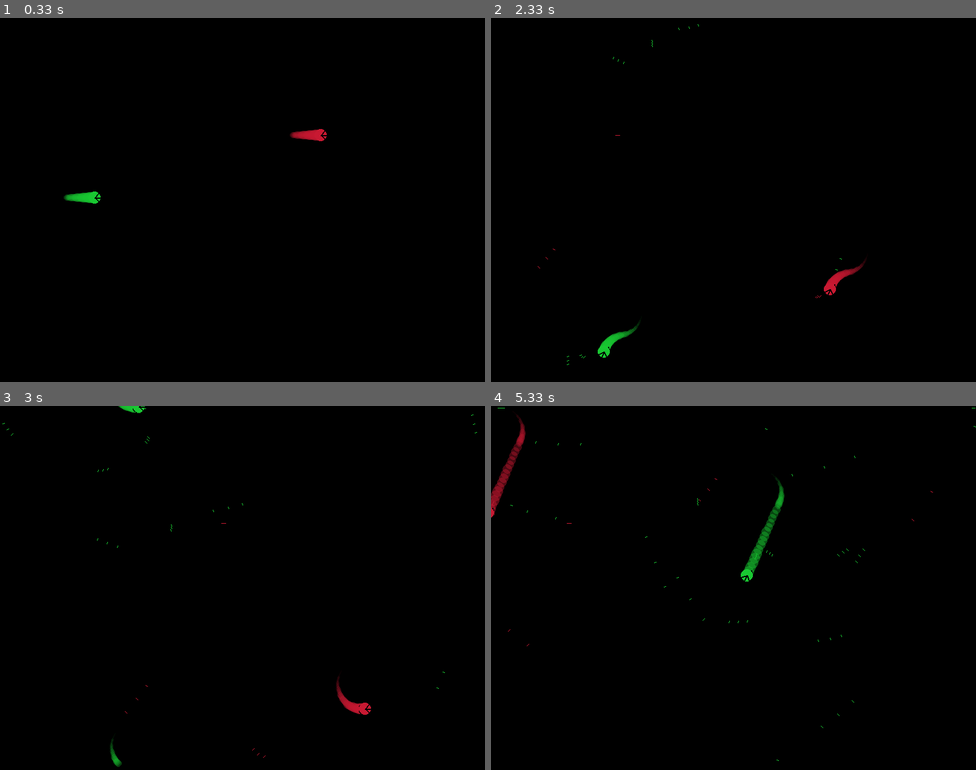
Above: before the commit, frames 1-4 (two rows, left to right).
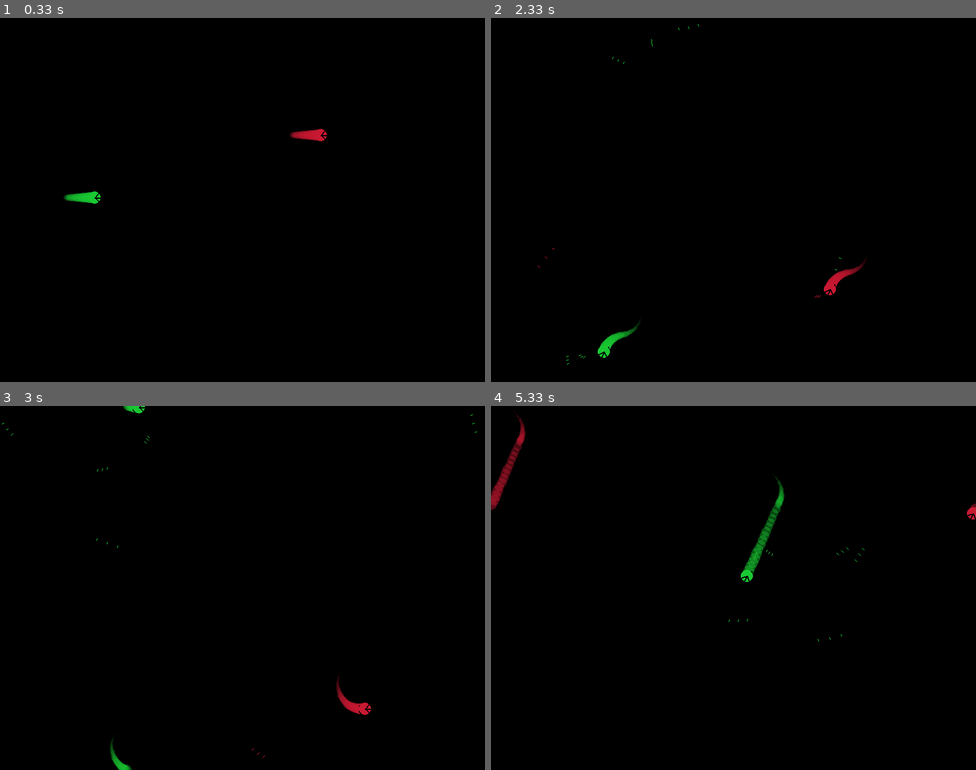
Above: after the commit, the same moments.

Repository: ZephyrSails/leben
Game: pygame game, started from dog_fight/main.py
The game is run twice, just before and just after one commit, with the same random seed, the same clock (stepped at 60 frames per second) and the same inputs.
Inputs:
- Up to frame 1 (0.33 s): no input
- Up to frame 2 (2.33 s): tap Right Shift at 0.33, 0.82, 2.15 s; hold Right 0.67-1.13 s; hold D 0.67-1.13 s; tap Shift at 0.73, 1.03, 1.23, 1.57, 1.87, 2.07 s; hold Up 1.17-1.47 s; hold W 1.17-1.47 s; hold Right 1.5-1.97 s; hold D 1.5-1.97 s; hold Left from 2 s (still down); hold A from 2 s (still down)
- Up to frame 3 (3 s): tap Shift at 2.37, 2.63, 2.93 s; release Left at 2.53 s; release A at 2.53 s; hold Left 2.57-2.97 s; hold A 2.57-2.97 s
- Up to frame 4 (5.33 s): hold Up 3-3.37 s; hold W 3-3.37 s; tap Shift at 3.07, 3.47, 3.77, 4.13, 4.43, 4.63, 4.93, 5.13 s; hold Right 3.4-4.03 s; hold D 3.4-4.03 s; tap Right Shift at 3.55, 5.22 s; hold Left 4.07-4.53 s; hold A 4.07-4.53 s; hold Right 4.57-5.03 s; hold D 4.57-5.03 s; hold Up from 5.07 s (still down); hold W from 5.07 s (still down)

Frame 1 is identical in both runs. In frame 2, less than 0.1% of the frame differs, in the area x 9-73%, y 2-96%; in frame 3, 0.1%; in frame 4, 0.3%, in the area x 0-100%, y 0-98%.

Commit message:
fix flight position bug, now x, y will always be fliht.surf's center

Diff:
--- a/dog_fight/bullet.py
+++ b/dog_fight/bullet.py
@@ -22,44 +22,67 @@
         self.len = 2
         self.bg_color = flight.bg_color
         self.color = flight.color
+        self.explode_range = 5
+        self.radius = max(self.explode_range, self.len)
 
         # pisition
         self.x = flight.x
         self.y = flight.y
 
-        self.surf = pygame.Surface((self.len * 2, self.len * 2))
+        self.surf = pygame.Surface((self.radius * 2, self.radius * 2))
+        self.surf.set_colorkey(self.bg_color)
         self.redraw()
         self.rect = self.surf.get_rect(center=(
-            self.x,
-            self.y,
+            int(self.x),
+            int(self.y),
         ))
 
+        # life span
+        self.life_tick = 100
+
+        # explosion visual
+        self.to_be_killed_in_n_turn = -1
+
     def redraw(self):
-        pygame.draw.circle(self.surf, self.bg_color, (self.len, self.len),
-                           self.len)
-        pygame.draw.line(self.surf, self.color,
-                         (int(self.len - self.len * math.cos(self.radians)),
-                          int(self.len - self.len * math.sin(self.radians))),
-                         (int(self.len + self.len * math.cos(self.radians)),
-                          int(self.len + self.len * math.sin(self.radians))),
-                         1)
+        pygame.draw.circle(self.surf, self.bg_color,
+                           (self.radius, self.radius), self.len)
+        pygame.draw.line(
+            self.surf, self.color,
+            (int(self.radius - self.len * math.cos(self.radians)),
+             int(self.radius - self.len * math.sin(self.radians))),
+            (int(self.radius + self.len * math.cos(self.radians)),
+             int(self.radius + self.len * math.sin(self.radians))), 1)
 
     def update(self):
-        dx = int(self.x + self.x_speed) - int(self.x)
-        dy = int(self.y + self.y_speed) - int(self.y)
-        self.x += self.x_speed
-        self.y += self.y_speed
-        self.rect.move_ip(dx, dy)
+        if self.to_be_killed_in_n_turn != -1:
+            if self.to_be_killed_in_n_turn == 0:
+                super(Bullet, self).kill()
+                return
+            pygame.draw.circle(self.surf, self.color,
+                               (self.radius, self.radius), self.explode_range)
+            self.to_be_killed_in_n_turn -= 1
+        else:
+            dx = int(self.x + self.x_speed) - int(self.x)
+            dy = int(self.y + self.y_speed) - int(self.y)
+            self.x += self.x_speed
+            self.y += self.y_speed
+            self.rect.move_ip(dx, dy)
 
-        if self.rect.left < 0:
-            self.rect.left += self.SCREEN_WIDTH
-        if self.rect.right > self.SCREEN_WIDTH:
-            self.rect.right -= self.SCREEN_WIDTH
-        if self.rect.top <= 0:
-            self.rect.top += self.SCREEN_HEIGHT
-        if self.rect.bottom >= self.SCREEN_HEIGHT:
-            self.rect.bottom -= self.SCREEN_HEIGHT
-        # self.redraw()
+            if self.rect.left < 0:
+                self.rect.move_ip(self.SCREEN_WIDTH, 0)
+            if self.rect.left > self.SCREEN_WIDTH:
+                self.rect.move_ip(-self.SCREEN_WIDTH, 0)
+            if self.rect.top <= 0:
+                self.rect.move_ip(0, self.SCREEN_HEIGHT)
+            if self.rect.top >= self.SCREEN_HEIGHT:
+                self.rect.move_ip(0, -self.SCREEN_HEIGHT)
+
+        self.life_tick -= 1
+        if self.life_tick == 0:
+            self.kill()
 
     def blit(self, screen):
         screen.blit(self.surf, self.rect)
+
+    def kill(self):
+        self.to_be_killed_in_n_turn = 1
--- a/dog_fight/flight.py
+++ b/dog_fight/flight.py
@@ -10,13 +10,6 @@
 import random
 from bullet import Bullet
 from contrail import Contrail
-
-
-class Move(Enum):
-    W = 0  # warp forward
-    F = 1  # fire
-    L = 2  # turn left
-    R = 3  # turn right
 
 
 class Flight(pygame.sprite.Sprite):
@@ -52,19 +45,16 @@
         # pisition
         self.x = random.randint(0, self.SCREEN_WIDTH)
         self.y = random.randint(0, self.SCREEN_HEIGHT)
-        self.set_direction(0)
 
         # pygame
         self.surf = pygame.Surface((self.radius * 2, self.radius * 2))
         self.surf.set_colorkey(self.bg_color)
-        pygame.draw.circle(self.surf, self.color, (self.x, self.y),
-                           self.radius)
-        self.draw_mouth()
 
         self.rect = self.surf.get_rect(center=(
-            self.x,
-            self.y,
+            int(self.x),
+            int(self.y),
         ))
+        self.set_direction(0)
 
         # projectile
         self.bullet_limit = 100
@@ -98,55 +88,41 @@
         self.y_speed = self.speed * sin
         self.x_warp_speed = self.warp_speed * cos
         self.y_warp_speed = self.warp_speed * sin
+        self.draw_mouth()
 
-    def move(self, move):
-        if move == Move.W:
+    def update(self, pressed_keys):
+        # flight motion
+        if pressed_keys[self.kWarp]:
             dx = int(self.x + self.x_warp_speed) - int(self.x)
             dy = int(self.y + self.y_warp_speed) - int(self.y)
             self.x += self.x_warp_speed
             self.y += self.y_warp_speed
             self.rect.move_ip(dx, dy)
-        if move == Move.L:
+        if pressed_keys[self.kLeft]:
             self.set_direction(self.dir_degree - self.turn_speed)
-            self.draw_mouth()
-        if move == Move.R:
+        if pressed_keys[self.kRight]:
             self.set_direction(self.dir_degree + self.turn_speed)
-            self.draw_mouth()
-        if move == None:
-            dx = int(self.x + self.x_speed) - int(self.x)
-            dy = int(self.y + self.y_speed) - int(self.y)
-            self.x += self.x_speed
-            self.y += self.y_speed
-            self.rect.move_ip(dx, dy)
 
-        if self.rect.left < 0:
-            self.x += self.SCREEN_WIDTH
-            self.rect.left += self.SCREEN_WIDTH
-        if self.rect.right > self.SCREEN_WIDTH:
-            self.x -= self.SCREEN_WIDTH
-            self.rect.right -= self.SCREEN_WIDTH
-        if self.rect.top <= 0:
-            self.y += self.SCREEN_HEIGHT
-            self.rect.top += self.SCREEN_HEIGHT
-        if self.rect.bottom >= self.SCREEN_HEIGHT:
-            self.y -= self.SCREEN_HEIGHT
-            self.rect.bottom -= self.SCREEN_HEIGHT
+        dx = int(self.x + self.x_speed) - int(self.x)
+        dy = int(self.y + self.y_speed) - int(self.y)
+        self.x += self.x_speed
+        self.y += self.y_speed
+        self.rect.move_ip(dx, dy)
 
-    def print(self):
-        print("[{:.2f}, {:.2f}, {:.2f}]".format(self.x, self.y,
-                                                self.dir_degree))
+        if self.x < 0:
+            self.rect.move_ip(self.SCREEN_WIDTH, 0)
+            self.x = self.rect.left + self.radius
+        if self.x > self.SCREEN_WIDTH:
+            self.rect.move_ip(-self.SCREEN_WIDTH, 0)
+            self.x = self.rect.left + self.radius
+        if self.y <= 0:
+            self.rect.move_ip(0, self.SCREEN_HEIGHT)
+            self.y = self.rect.top + self.radius
+        if self.y >= self.SCREEN_HEIGHT:
+            self.rect.move_ip(0, -self.SCREEN_HEIGHT)
+            self.y = self.rect.top + self.radius
 
-    def update(self, pressed_keys):
-        if pressed_keys[self.kWarp]:
-            self.move(Move.W)
-        if pressed_keys[self.kFire]:
-            self.move(Move.F)
-        if pressed_keys[self.kLeft]:
-            self.move(Move.L)
-        if pressed_keys[self.kRight]:
-            self.move(Move.R)
-        self.move(None)
-
+        # fire
         if pressed_keys[self.kFire]:
             self.bullet_list.append(Bullet(self))
             self.bullets.add(self.bullet_list[-1])
@@ -158,11 +134,10 @@
         for bullet in self.bullets:
             self.screen.blit(bullet.surf, bullet.rect)
 
+        # contrails
         self.contrails.add(Contrail(self))
         self.contrails.update()
         for contrail in self.contrails:
             self.screen.blit(contrail.surf, contrail.rect)
 
         self.screen.blit(self.surf, self.rect)
-
-        # self.print()
